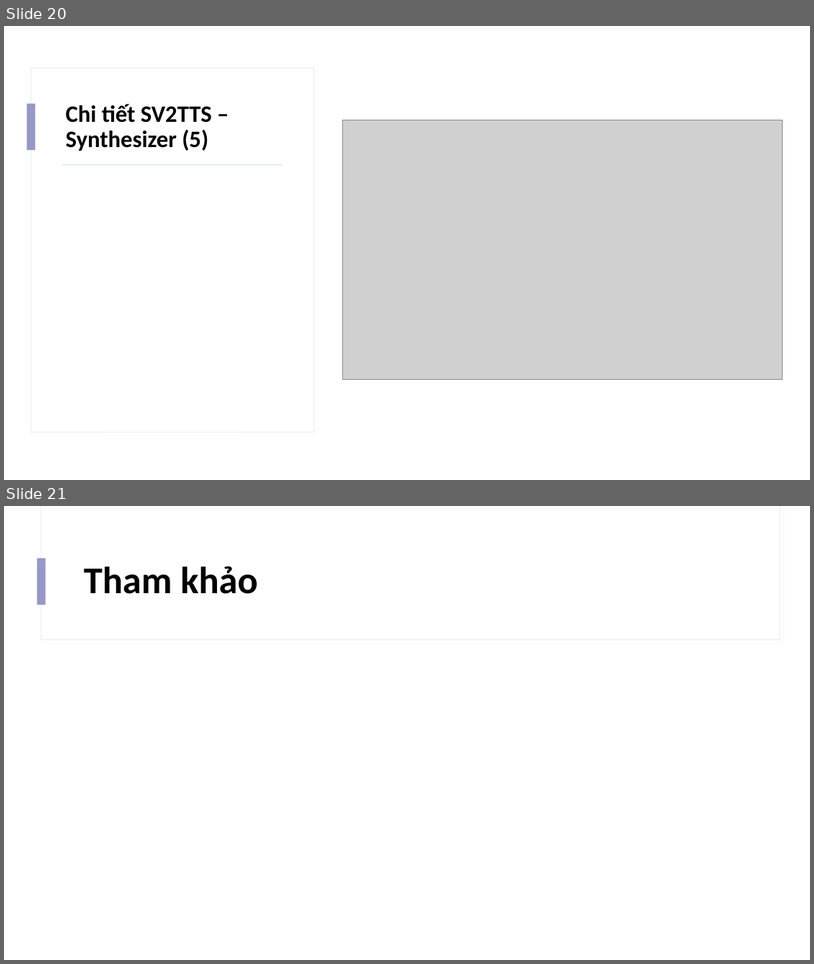
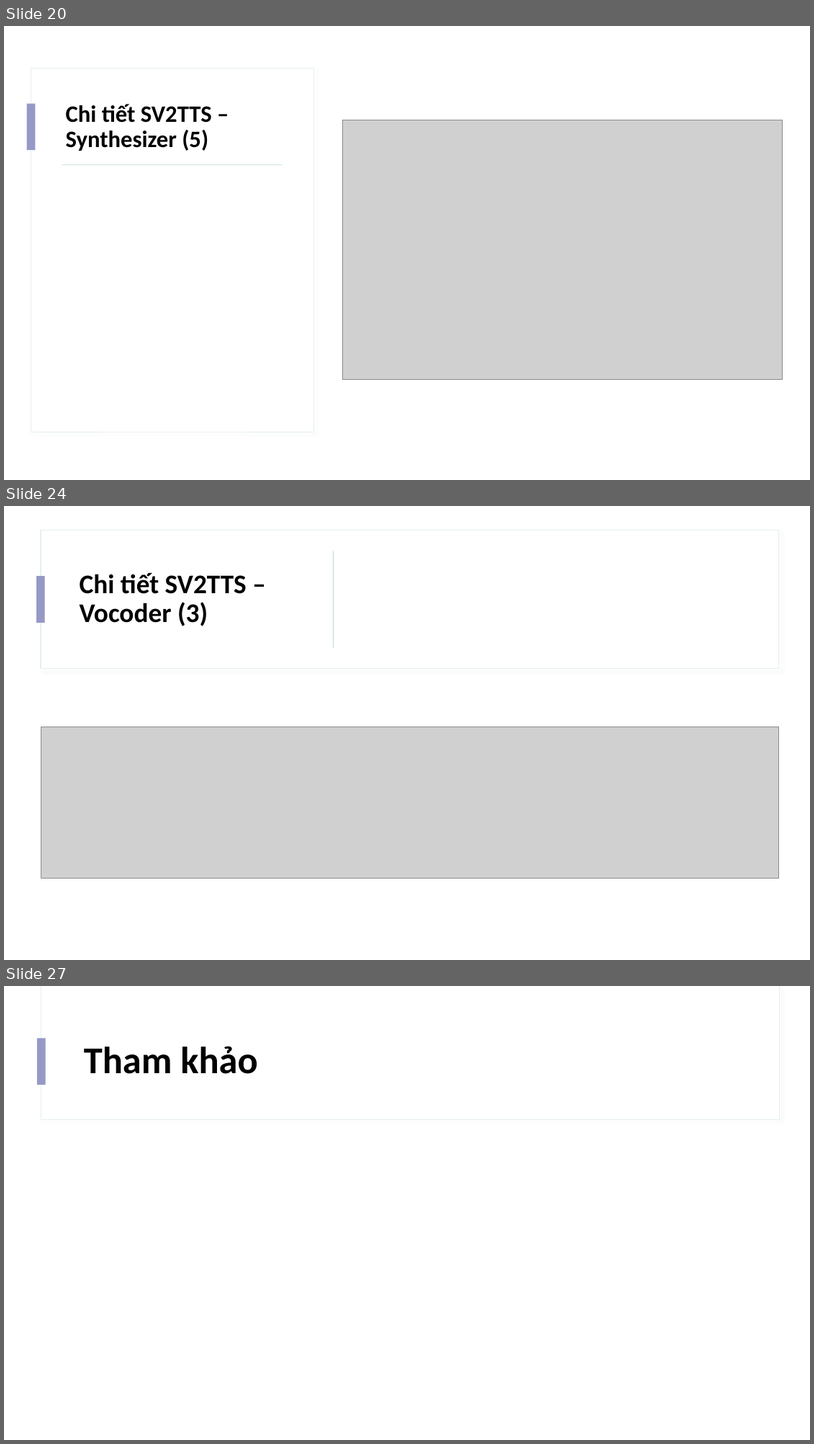
Before and after one commit to IrisStream/Machine-Learning, a slide deck: Voice_Cloning/Slide.pptx. Shown one above the other, each under a label of ours: slides 20 and 21 before the commit, slides 20, 24 and 27 after it; the slides between them are not shown. The pictures are 814x964 and 814x1444 pixels, drawn with LibreOffice and Linux fonts; fonts in the diff are those of the drawing; grey boxes stand for pictures. Boxes give left, top, right and bottom in pixels: in the first picture for what was removed or moved away, otherwise in the second. Text is boxed around its words. In the diff, an @@ line names an element or a change of style, - is before the commit and + after.

Commit message:
add vocoder

```diff
--- a/Voice_Cloning/Slide.pptx
+++ b/Voice_Cloning/Slide.pptx
@@ slide 24 added at box(4, 506, 810, 960), background #FFFFFF; not listed: 2 template elements that a slide beside it also shows @@
@@ rectangle added at box(4, 506, 810, 960), fill #FFFFFF @@
@@ rectangle added at box(41, 530, 779, 668), fill #FFFFFF, outline #E4F0EE 1 pt @@
@@ rectangle added at box(333, 551, 334, 648), fill #BCDAD5 @@
@@ rectangle added at box(36, 576, 45, 623), fill #9698C6 @@
@@ title added at box(80, 573, 247, 626), 32 pt, text #000000, bold @@
+Chi tiết SV2TTS – Vocoder (3)
@@ picture added at box(41, 726, 779, 878) @@
@@ what was slide 21 is now slide 27 @@
```
Also in this commit, not shown: 5 other slides added.
